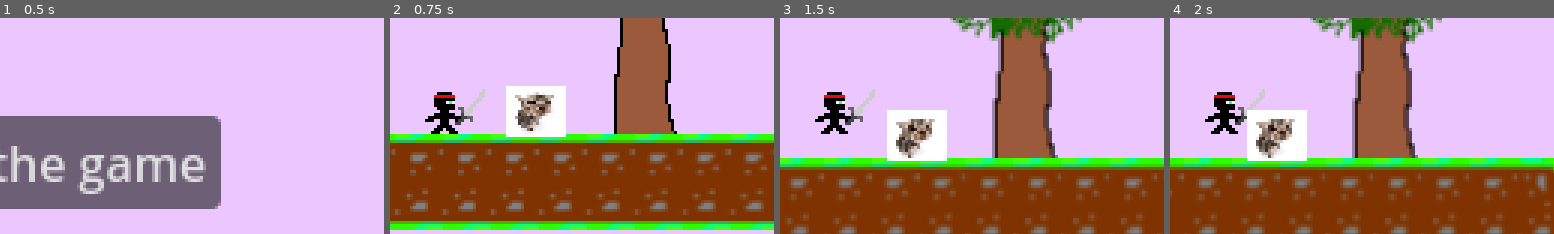
Above: before the commit, frames 1-4 (left to right).
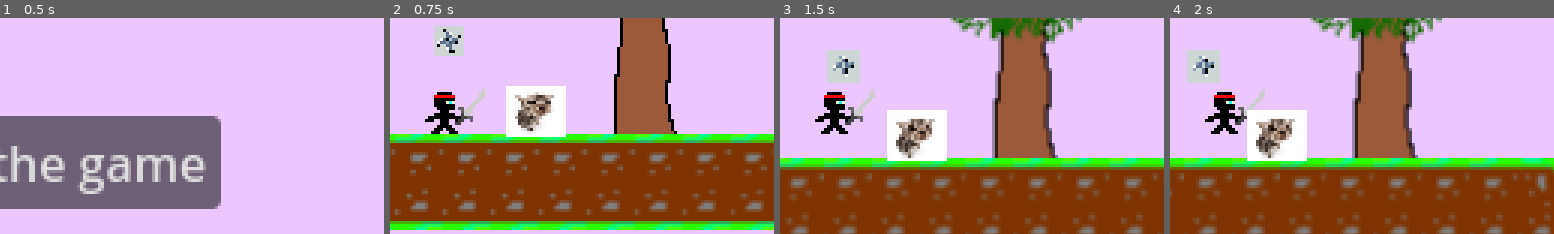
Above: after the commit, the same moments.

Repository: Compsand/celesteMATEMATIIKKA
Game: Godot game, scene res://scenes/Menu.tscn
Same seed, same stepped clock (60 frames per second), same inputs: the game is played once before the commit and once after it.
Inputs:
- Up to frame 1 (0.5 s): no input
- Up to frame 2 (0.75 s): click "Start the game" at 0.5 s
- Up to frame 3 (1.5 s): tap Enter (ui_accept) at 1.25 s; hold Right (ui_right) from 1.28 s (still down); tap X (shoot) at 1.35 s
- Up to frame 4 (2 s): keep holding Right (ui_right); tap Enter (ui_accept) at 1.52, 1.55, 1.82 s
The pictures show only the part of the screen within x 43-93%, y 38-88%; the shares and areas given below are measured in that part.

Frame 1 is identical in both runs. In frame 2, 1.1% of the frame differs, in the area x 11-20%, y 3-18%; in frame 3, 1.3%, in the area x 12-21%, y 14-31%; in frame 4, 1.3%.
Error after the commit: Invalid access to property or key 'flip_h' on a base object of type 'null instance'. (res://scenes/shouriken.gd:6)

Commit message:
not working shourien

Diff:
--- a/scenes/shouriken.gd
+++ b/scenes/shouriken.gd
@@ -1,24 +1,13 @@
 extends CharacterBody2D
 
 
-const SPEED = 300.0
+var SPEED = 300.0
 
-
+var left = $/testLevel/player/Ninja.flip_h
 
 func _physics_process(delta: float) -> void:
-	# Add the gravity.
+	if Input.is_action_just_pressed("shoot"):
+		if left : velocity.x = -300
+		else: velocity.x = 300
 
-
-	# Handle jump.
-	if Input.is_action_just_pressed("ui_accept") and is_on_floor():
-		velocity.y = JUMP_VELOCITY
-
-	# Get the input direction and handle the movement/deceleration.
-	# As good practice, you should replace UI actions with custom gameplay actions.
-	var direction := Input.get_axis("ui_left", "ui_right")
-	if direction:
-		velocity.x = direction * SPEED
-	else:
-		velocity.x = move_toward(velocity.x, 0, SPEED)
-
-	move_and_slide()
+		move_and_slide()
--- a/scenes/tile_level.tscn
+++ b/scenes/tile_level.tscn
@@ -7,6 +7,7 @@
 [ext_resource type="FontFile" uid="uid://b0vkvqkvkw5pm" path="res://resources/other/fixedsys.ttf" id="3_pt5ei"]
 [ext_resource type="PackedScene" uid="uid://dj5f1tjryowji" path="res://scenes/enemy.tscn" id="4_3yr0r"]
 [ext_resource type="Texture2D" uid="uid://tuw6jeeehtgs" path="res://resources/graphics/wunk.jpg" id="4_ashii"]
+[ext_resource type="PackedScene" uid="uid://y37db4quh7x4" path="res://scenes/shouriken.tscn" id="8_4iy2b"]
 
 [sub_resource type="TileSetAtlasSource" id="TileSetAtlasSource_3yr0r"]
 texture = ExtResource("2_qxeu4")
@@ -149,4 +150,7 @@
 position = Vector2(832, 74)
 shape = SubResource("RectangleShape2D_4iy2b")
 
+[node name="Shouriken" parent="." instance=ExtResource("8_4iy2b")]
+position = Vector2(2, -15)
+
 [connection signal="area_entered" from="levelChange" to="levelChange" method="_on_area_entered"]
Not shown: 1 places in scenes/tile_level.tscn that only renumber resources
